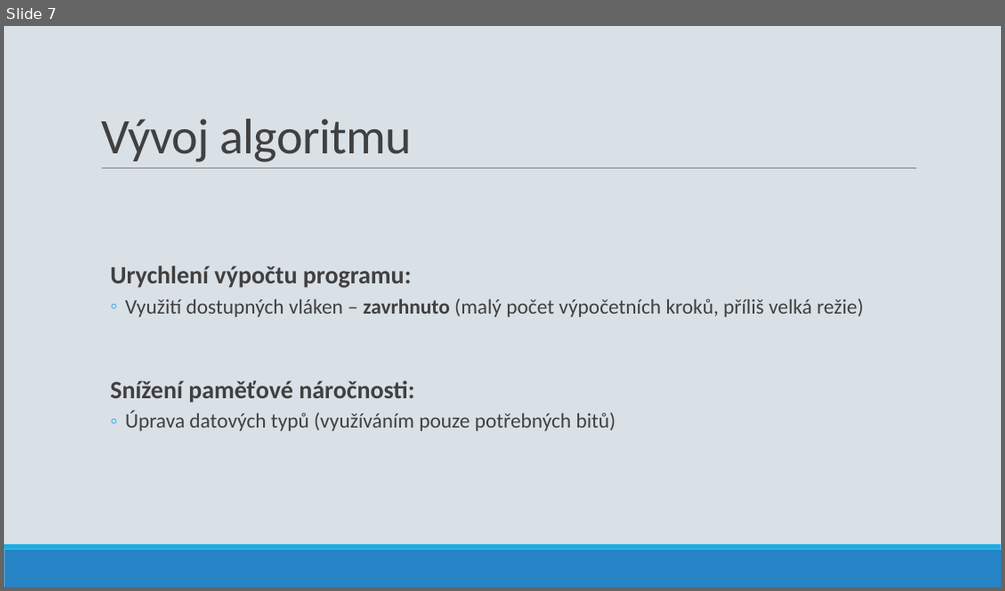
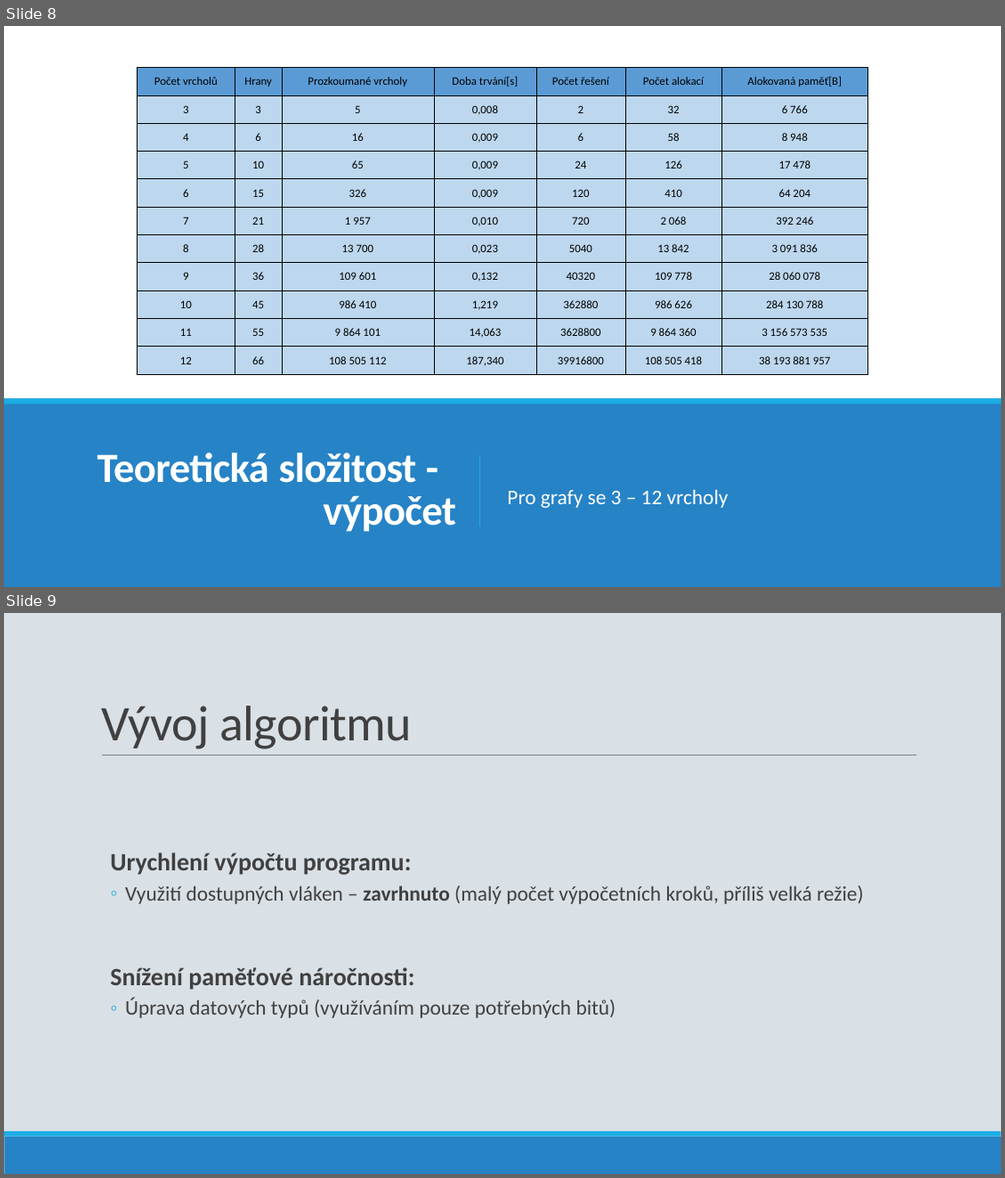
Before and after one commit to ldrahnik/ial_project_2019_2020, a slide deck: defense/presentation.pptx. Shown one above the other, each under a label of ours: slide 7 before the commit, slides 8 and 9 after it. The pictures are 1005x591 and 1005x1178 pixels, drawn with LibreOffice and Linux fonts; fonts in the diff are those of the drawing. Boxes give left, top, right and bottom in pixels: in the first picture for what was removed or moved away, otherwise in the second. Text is boxed around its words. In the diff, an @@ line names an element or a change of style, - is before the commit and + after.

```diff
--- a/defense/presentation.pptx
+++ b/defense/presentation.pptx
@@ slide 8 added at (x1=4, y1=26, x2=1001, y2=587), background #FFFFFF; not listed: 2 template elements that a slide beside it also shows @@
@@ rectangle added at (x1=4, y1=26, x2=1001, y2=587), fill #FFFFFF @@
@@ table added at (x1=138, y1=67, x2=868, y2=375), 11 rows, 7 columns @@
+Počet vrcholů | Hrany | Prozkoumané vrcholy | Doba trvání[s] | Počet řešení | Počet alokací | Alokovaná paměť[B]
+3 | 3 | 5 | 0,008 | 2 | 32 | 6 766
+4 | 6 | 16 | 0,009 | 6 | 58 | 8 948
+5 | 10 | 65 | 0,009 | 24 | 126 | 17 478
+6 | 15 | 326 | 0,009 | 120 | 410 | 64 204
+7 | 21 | 1 957 | 0,010 | 720 | 2 068 | 392 246
+8 | 28 | 13 700 | 0,023 | 5040 | 13 842 | 3 091 836
+9 | 36 | 109 601 | 0,132 | 40320 | 109 778 | 28 060 078
+10 | 45 | 986 410 | 1,219 | 362880 | 986 626 | 284 130 788
+11 | 55 | 9 864 101 | 14,063 | 3628800 | 9 864 360 | 3 156 573 535
+12 | 66 | 108 505 112 | 187,340 | 39916800 | 108 505 418 | 38 193 881 957
@@ rectangle added at (x1=4, y1=398, x2=1001, y2=587), fill #2683C6 @@
@@ rectangle added at (x1=4, y1=398, x2=1001, y2=403), fill #1CADE4 @@
@@ title added at (x1=97, y1=452, x2=456, y2=532), 40 pt, text #FFFFFF, bold @@
+Teoretická složitost - výpočet
@@ line added from (480, 455) to (480, 526), #1CADE4 1.25 pt @@
@@ text added at (x1=507, y1=489, x2=728, y2=507), 20 pt, text #FFFFFF @@
+  Pro grafy se 3 – 12 vrcholy
@@ what was slide 7 is now slide 9 @@
```
Also in this commit, not shown: 2 other slides added, 1 slide removed.
